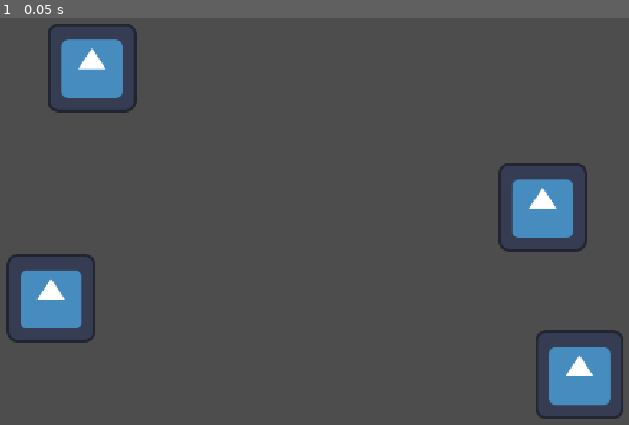
Above: before the commit, frame 1.
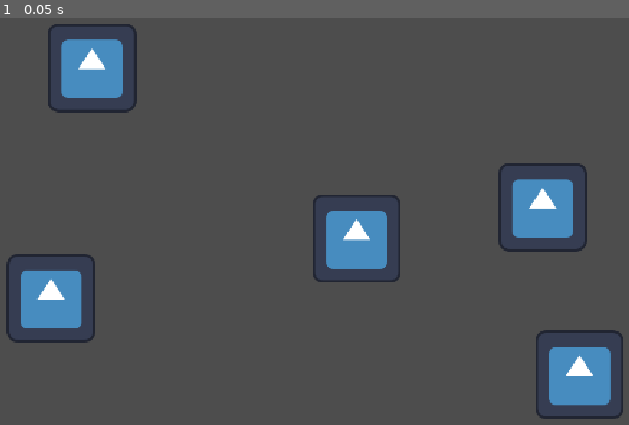
Above: after the commit, the same moment.

Repository: Gamre1342/Exploding-Goblin
Game: Godot game, scene res://Main.tscn
Same seed, same stepped clock (60 frames per second), same inputs: the game is played once before the commit and once after it. The engine's default icon, where the game draws it, is replaced by a stand-in: a white triangle on a blue panel in a dark square.
Inputs:
- Up to frame 1 (0.05 s): no input

The runs differ from the first frame. In frame 1, 1.7% of the frame differs, in the area x 49-64%, y 43-65%.

Commit message:
one mor icon
dfasdf

Diff:
--- a/Main.tscn
+++ b/Main.tscn
@@ -1,6 +1,7 @@
 [gd_scene format=3 uid="uid://e20c64kqc121"]
 
 [ext_resource type="Texture2D" uid="uid://da1dvahcvgy5o" path="res://icon.svg" id="1_glv2v"]
+[ext_resource type="Script" uid="uid://d1ry0o0xy07fe" path="res://fall.gd" id="2_uu6xs"]
 
 [node name="Node2D" type="Node2D" unique_id=55065852]
 
@@ -19,3 +20,8 @@
 [node name="Icon4" type="Sprite2D" parent="." unique_id=1879238575]
 position = Vector2(1039, 551)
 texture = ExtResource("1_glv2v")
+
+[node name="Icon5" type="Sprite2D" parent="." unique_id=1911716552]
+position = Vector2(718, 355)
+texture = ExtResource("1_glv2v")
+script = ExtResource("2_uu6xs")
--- /dev/null
+++ b/fall.gd
@@ -0,0 +1,11 @@
+extends Sprite2D
+
+
+# Called when the node enters the scene tree for the first time.
+func _ready() -> void:
+	pass # Replace with function body.
+
+
+# Called every frame. 'delta' is the elapsed time since the previous frame.
+func _process(delta: float) -> void:
+	pass
Not shown, added: fall.gd.uid
